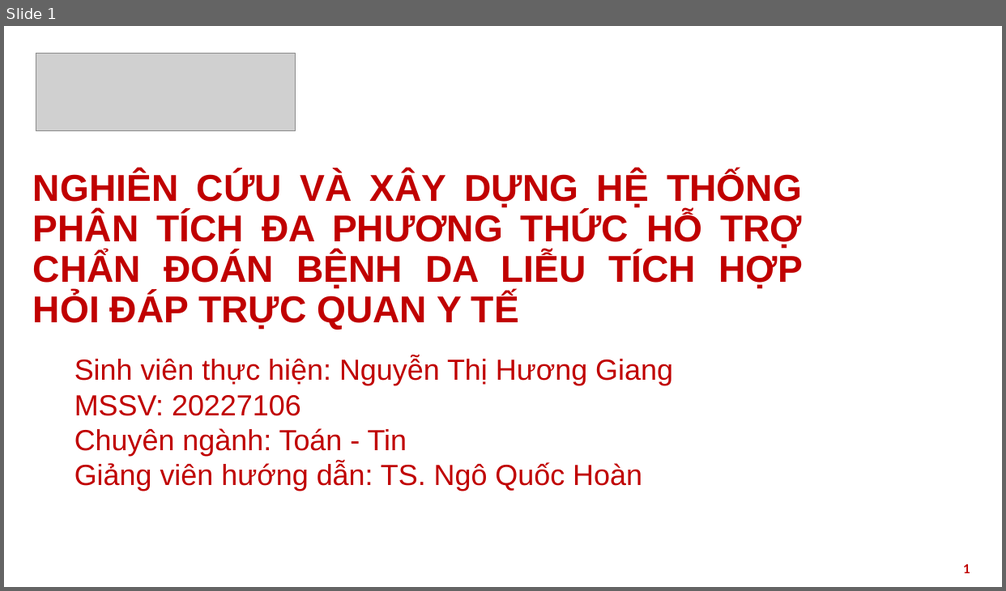
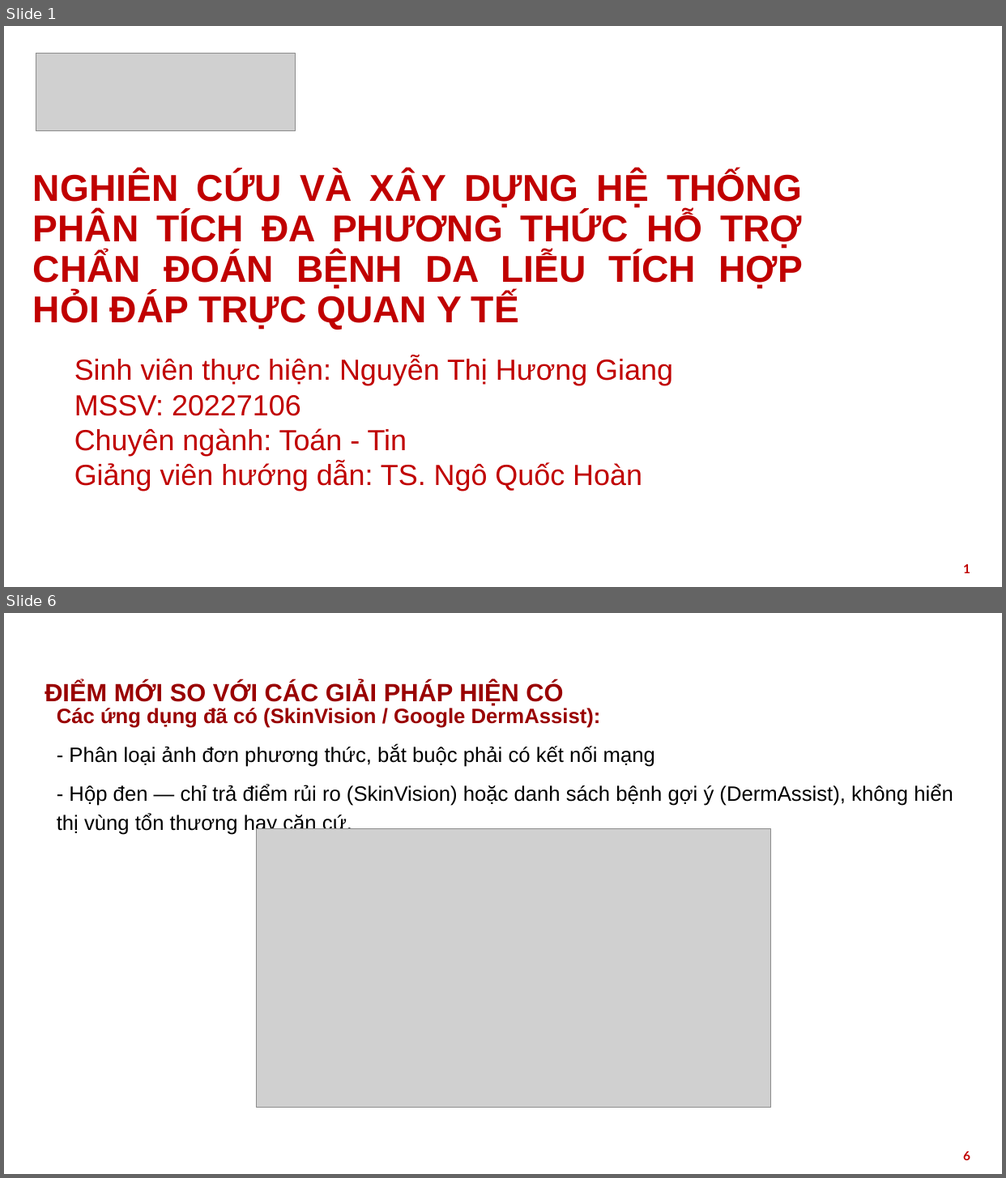
Before and after one commit to nthg0609/doanTN, a slide deck: HUST_PPT_template_2022_RED_16x9_567042.pptx. Shown one above the other, each under a label of ours: slide 1 before the commit, slides 1 and 6 after it; the slides between them are not shown. The pictures are 1006x591 and 1006x1178 pixels, drawn with LibreOffice and Linux fonts; fonts in the diff are those of the drawing; grey boxes stand for pictures; background and template pictures are left out. Boxes give left, top, right and bottom in pixels: in the first picture for what was removed or moved away, otherwise in the second. Text is boxed around its words. In the diff, an @@ line names an element or a change of style, - is before the commit and + after.

```diff
--- a/HUST_PPT_template_2022_RED_16x9_567042.pptx
+++ b/HUST_PPT_template_2022_RED_16x9_567042.pptx
@@ slide 6 added at [4,613,1002,1174], background picture (left out) @@
@@ text added at [31,623,974,658], 28 pt, text #FFFFFF, bold @@
+PHẦN 1: ĐẶT VẤN ĐỀ & MỤC TIÊU ĐỀ TÀI
@@ text added at [44,681,563,705], 24 pt, text #990000, bold @@
+ĐIỂM MỚI SO VỚI CÁC GIẢI PHÁP HIỆN CÓ
@@ text added at [57,708,953,835], 20 pt, text #000000 @@
+Các ứng dụng đã có (SkinVision / Google DermAssist):
+- Phân loại ảnh đơn phương thức, bắt buộc phải có kết nối mạng
+- Hộp đen — chỉ trả điểm rủi ro (SkinVision) hoặc danh sách bệnh gợi ý (DermAssist), không hiển thị vùng tổn thương hay căn cứ.
@@ picture added at [256,828,771,1107] @@
@@ page number added at [963,1152,970,1161], 12 pt, text #C00000, bold @@
+6
```
Also in this commit, not shown: 20 slides changed, 3 other slides added, 50 other files.
